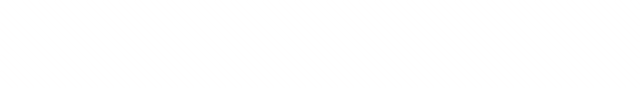
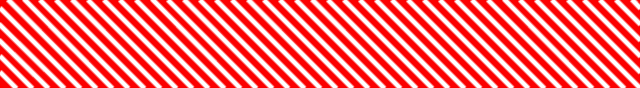
Layer changes from the first 640 x 88 image to the second:
showed "Background" over [0, 0, 640, 88]
